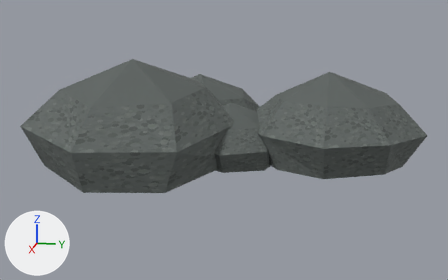
The OBJ model Assets/ProjectOEN/ProductionArt/Meshes/environment_set_dressing/en-005_beach_stone_cluster__small.obj: old version first, new version second.
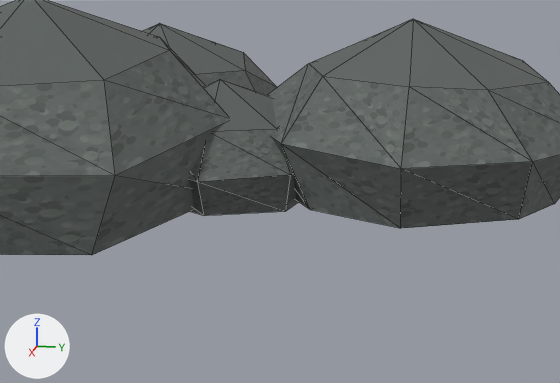
Each version is shown whole from a 50 mm camera at (2.35, 0.406, 0.618) aimed at (0.084, -0.047, 0.052), then close up on the part from 26% to 90% of the width and 22% to 92% of the height. Lighting does not change. The marker at lower left points along +X, +Y and +Z. The last two pictures show the newer version. The close-ups show mesh edges as thin lines. Where no turn or scale is listed for an object, it has been applied to the vertices. Vertices at exactly the same position are counted once.

The first close-up shows 'en-005_beach_stone_cluster__small'.
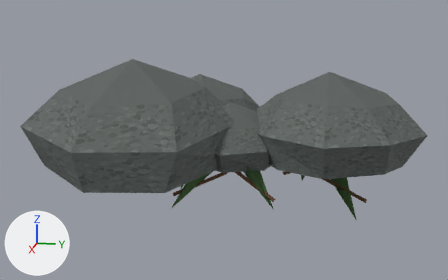
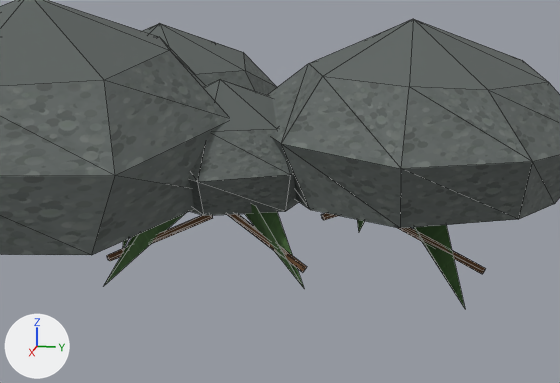
Boxes (x1, y1, x2, y2) around the edits, measured in the close-ups (560 x 383 px):
'en-005_beach_stone_cluster__small', reshaped
    before: (0, 0, 560, 255)
    after: (0, 0, 560, 308)
part 1 of me_en_005_beach_stone_cluster__small, added
    after: (104, 204, 486, 308)

What changed in the scene script:
```text
Add img_char_albedo_png:
    img_char_albedo_png = load_image('char_albedo.png', '../../Materials/Textures/char_albedo.png', 1024, 1024, 'sRGB')
Add img_leaf_albedo_png:
    img_leaf_albedo_png = load_image('leaf_albedo.png', '../../Materials/Textures/leaf_albedo.png', 1024, 1024, 'sRGB')
Add img_wood_albedo_png:
    img_wood_albedo_png = load_image('wood_albedo.png', '../../Materials/Textures/wood_albedo.png', 1024, 1024, 'sRGB')
Add mat_char:
    mat_char = principled_material('Char')
    mat_char.texture = img_char_albedo_png
    mat_char.roughness = 0.89
Add mat_leaf:
    mat_leaf = principled_material('Leaf')
    mat_leaf.texture = img_leaf_albedo_png
    mat_leaf.roughness = 0.89
Add mat_wood:
    mat_wood = principled_material('Wood')
    mat_wood.texture = img_wood_albedo_png
    mat_wood.roughness = 0.89
Change me_en_005_beach_stone_cluster__small:
    used by ob_en_005_beach_stone_cluster__small; location = (0.0, 0.0, 0.0)
    remove me_en_005_beach_stone_cluster__small.from_pydata(...)  # 101 vertices, 186 faces; spans x -0.514..0.645, y -0.697..0.693, z -0.013..0.376
    add me_en_005_beach_stone_cluster__small.from_pydata(...)  # 237 vertices, 390 faces; spans x -0.514..0.645, y -0.697..0.693, z -0.193..0.376
    me_en_005_beach_stone_cluster__small part 1
    136 vertices are added at x -0.302..0.323, y -0.321..0.496, z -0.193..0.055
    12 new faces join them, mat_leaf (picture img_leaf_albedo_png)
    120 new faces join them, mat_wood (picture img_wood_albedo_png)
    72 new faces join them, mat_char (picture img_char_albedo_png)
    add me_en_005_beach_stone_cluster__small.materials.append(mat_leaf)  # picture img_leaf_albedo_png
    add me_en_005_beach_stone_cluster__small.materials.append(mat_wood)  # picture img_wood_albedo_png
    add me_en_005_beach_stone_cluster__small.materials.append(mat_char)  # picture img_char_albedo_png
```
